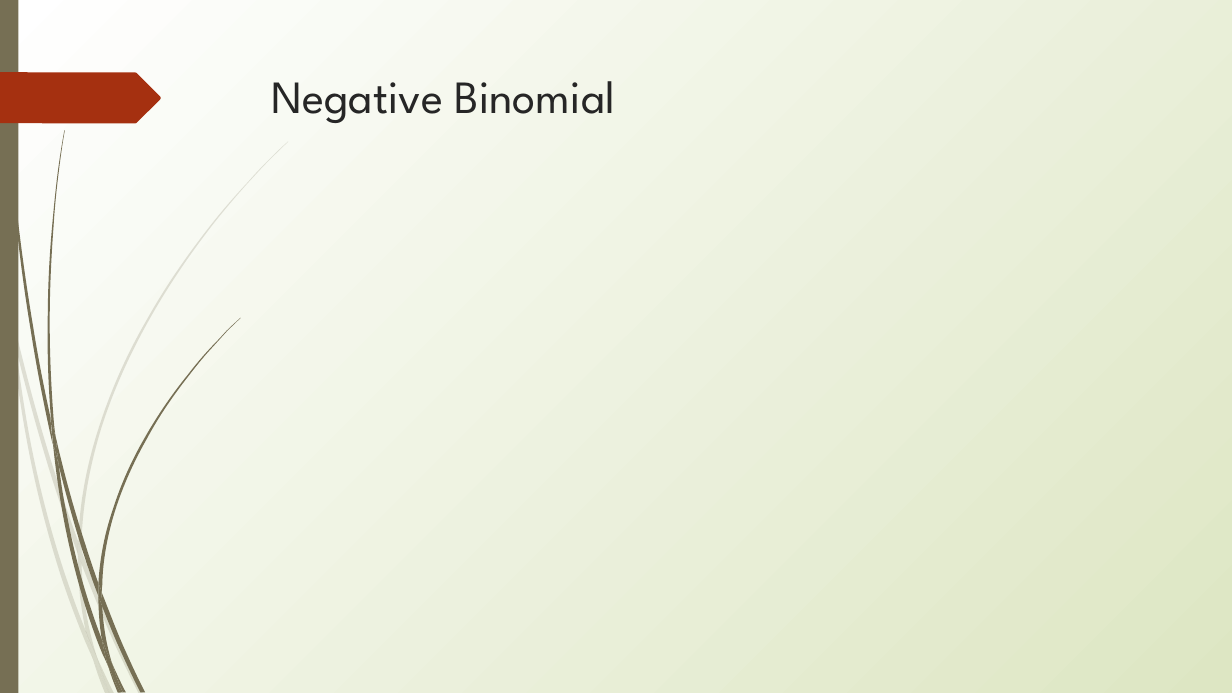
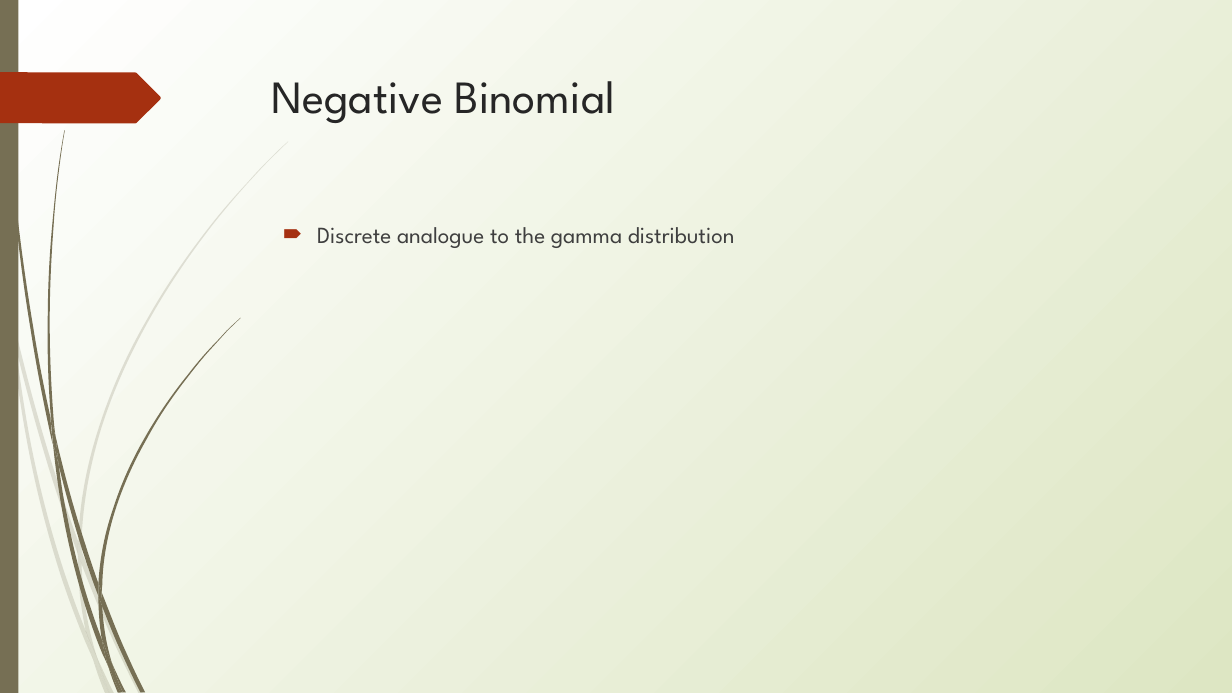
Before and after one commit to erynmcfarlane/GraduateStatsClass, a slide deck: slide 16 of Lecture2_v1.pptx (slide 15 before the commit). Drawn at 1232x693 pixels with LibreOffice and Linux fonts; fonts in the diff are those of the drawing. Boxes give left, top, right and bottom in pixels: in the first picture for what was removed or moved away, otherwise in the second. Text is boxed around its words. In the diff, an @@ line names an element or a change of style, - is before the commit and + after.

```diff
--- a/Lecture2_v1.pptx
+++ b/Lecture2_v1.pptx
@@ text added at (317, 227, 735, 248), 18 pt, text #3F3F3F @@
+🠶 Discrete analogue to the gamma distribution
```
Also in this commit, not shown: 3 other slides changed, 2 slides added, 1 slide removed.
